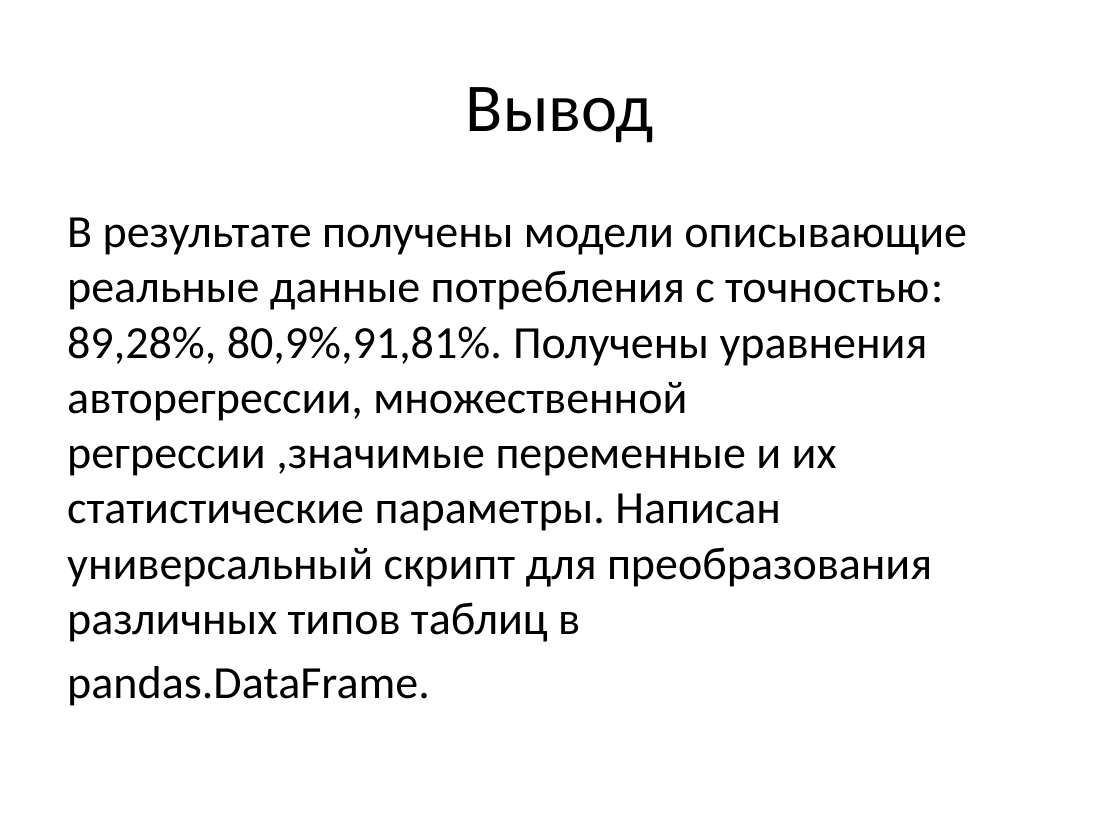
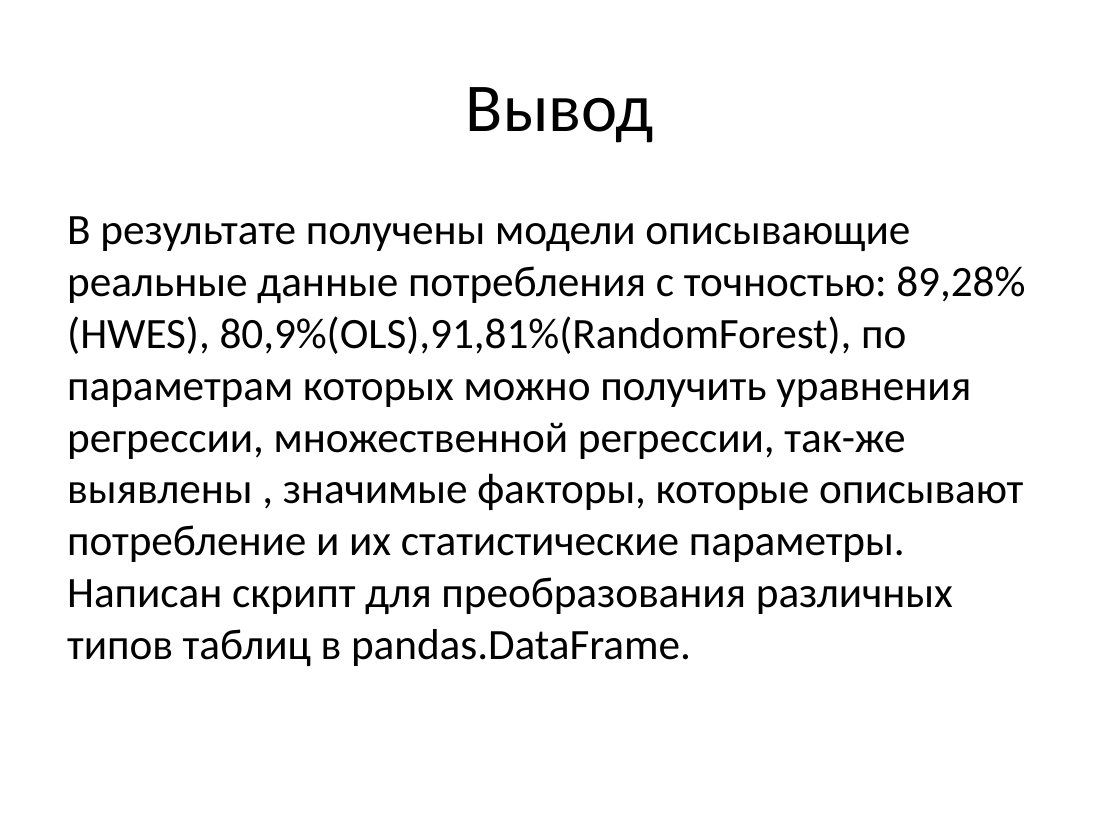
Before and after one commit to Drilyazenh/ML_AI, a slide deck: slide 13 of Time series analysis/StudConsumption/Cur/Untitled Folder/Презентация/Презентация Microsoft PowerPoint.pptx. Drawn at 1120x840 pixels with LibreOffice and Linux fonts; fonts in the diff are those of the drawing. Boxes give left, top, right and bottom in pixels: in the first picture for what was removed or moved away, otherwise in the second. Text is boxed around its words. In the diff, an @@ line names an element or a change of style, - is before the commit and + after.

```diff
--- a/Time series analysis/StudConsumption/Cur/Untitled Folder/Презентация/Презентация Microsoft PowerPoint.pptx
+++ b/Time series analysis/StudConsumption/Cur/Untitled Folder/Презентация/Презентация Microsoft PowerPoint.pptx
@@ text at (67, 216, 1025, 666): text changed; size 29.6 to 27.8 pt @@
-В результате получены модели описывающие реальные данные потребления с точностью: 89,28%, 80,9%,91,81%. Получены уравнения авторегрессии, множественной регрессии ,значимые переменные и их статистические параметры. Написан универсальный скрипт для преобразования различных типов таблиц в
-pandas.DataFrame.
+В результате получены модели описывающие реальные данные потребления с точностью: 89,28%(HWES), 80,9%(OLS),91,81%(RandomForest), по параметрам которых можно получить уравнения регрессии, множественной регрессии, так-же выявлены , значимые факторы, которые описывают потребление и их статистические параметры. Написан скрипт для преобразования различных типов таблиц в pandas.DataFrame.
```
Also in this commit, not shown: 2 other slides changed, 1 other file.
